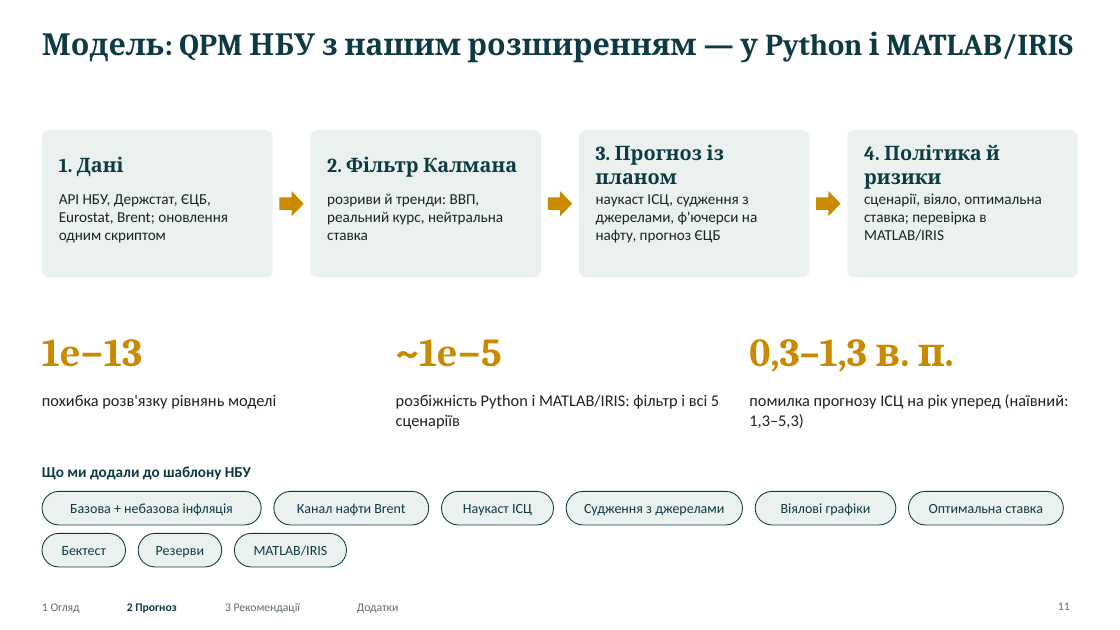
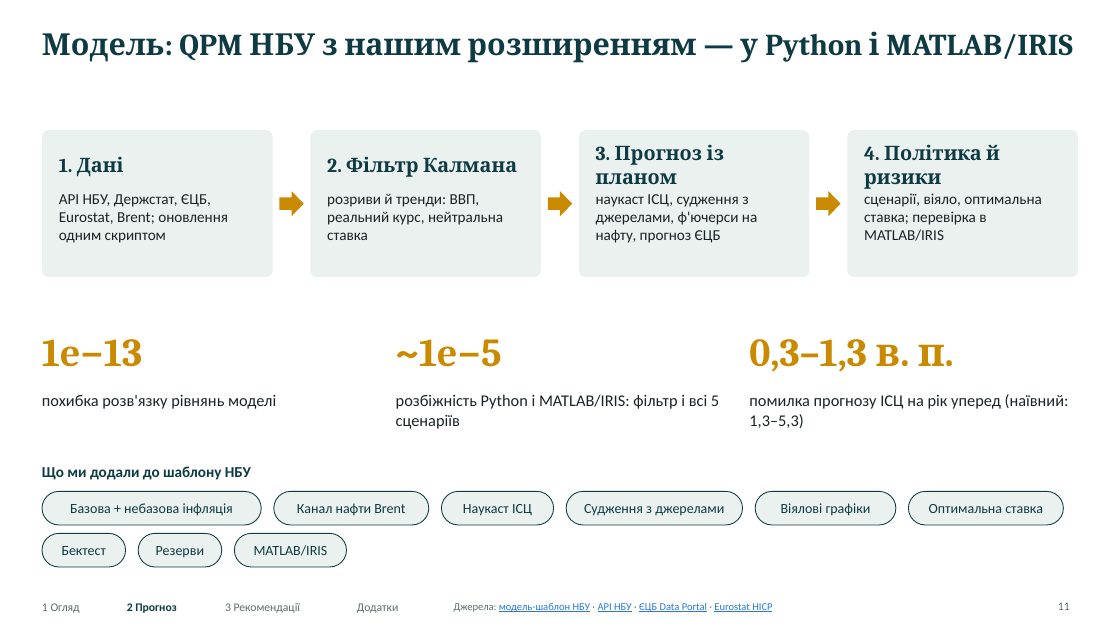
Before and after one commit to caplitt/nbu-challenge-2026, a slide deck: slide 11 of presentation/NBU_University_Challenge_2026.pptx. Drawn at 1120x630 pixels with LibreOffice and Linux fonts; fonts in the diff are those of the drawing. Boxes give left, top, right and bottom in pixels: in the first picture for what was removed or moved away, otherwise in the second. Text is boxed around its words. In the diff, an @@ line names an element or a change of style, - is before the commit and + after.

```diff
--- a/presentation/NBU_University_Challenge_2026.pptx
+++ b/presentation/NBU_University_Challenge_2026.pptx
@@ text added at (x1=454, y1=602, x2=772, y2=612), 9 pt, text #2A78D6, underline @@
+Джерела: модель-шаблон НБУ · API НБУ · ЄЦБ Data Portal · Eurostat HICP
```
Also in this commit, not shown: 25 other slides changed, 13 other files.
